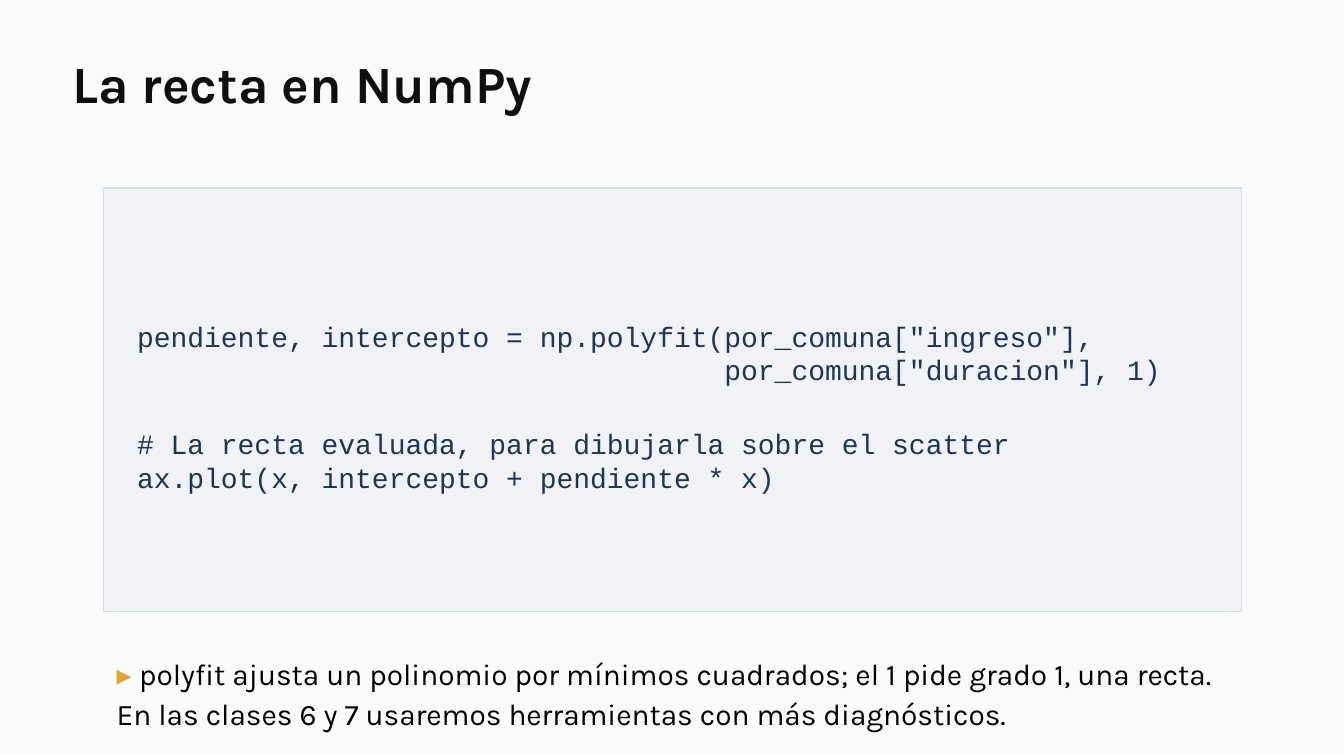
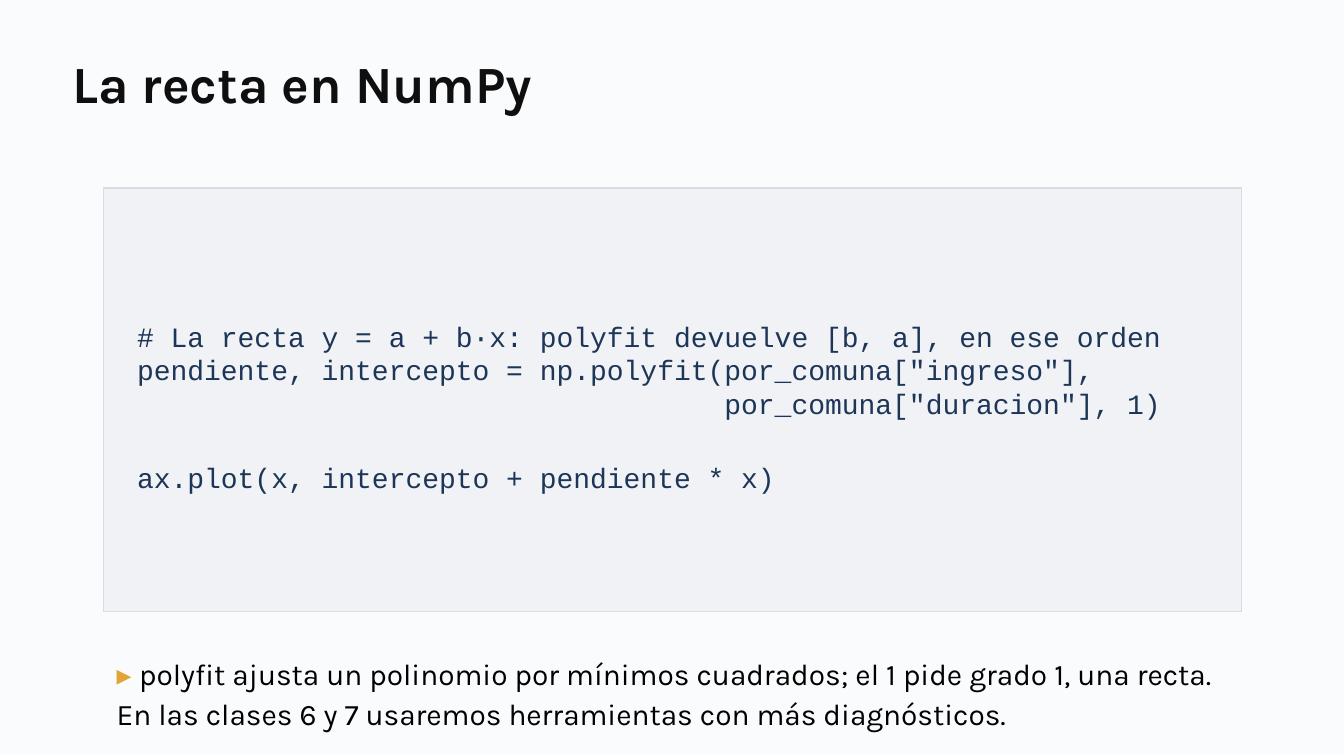
Before and after one commit to daniopitz/diplomado-cdd, a slide deck: slide 37 of presentaciones/clase03_eda_bivariado.pptx (slide 34 before the commit). Drawn at 1344x755 pixels with LibreOffice and Linux fonts; fonts in the diff are those of the drawing. Boxes give left, top, right and bottom in pixels: in the first picture for what was removed or moved away, otherwise in the second. Text is boxed around its words. In the diff, an @@ line names an element or a change of style, - is before the commit and + after.

```diff
--- a/presentaciones/clase03_eda_bivariado.pptx
+++ b/presentaciones/clase03_eda_bivariado.pptx
@@ text in rectangle at [171,327,1161,353]: paragraph added @@
+# La recta y = a + b·x: polyfit devuelve [b, a], en ese orden
@@ text in rectangle at [171,434,1010,460]: paragraph removed @@
-# La recta evaluada, para dibujarla sobre el scatter
```
Also in this commit, not shown: 7 other slides changed, 5 slides added, 1 slide removed, 3 other files.
